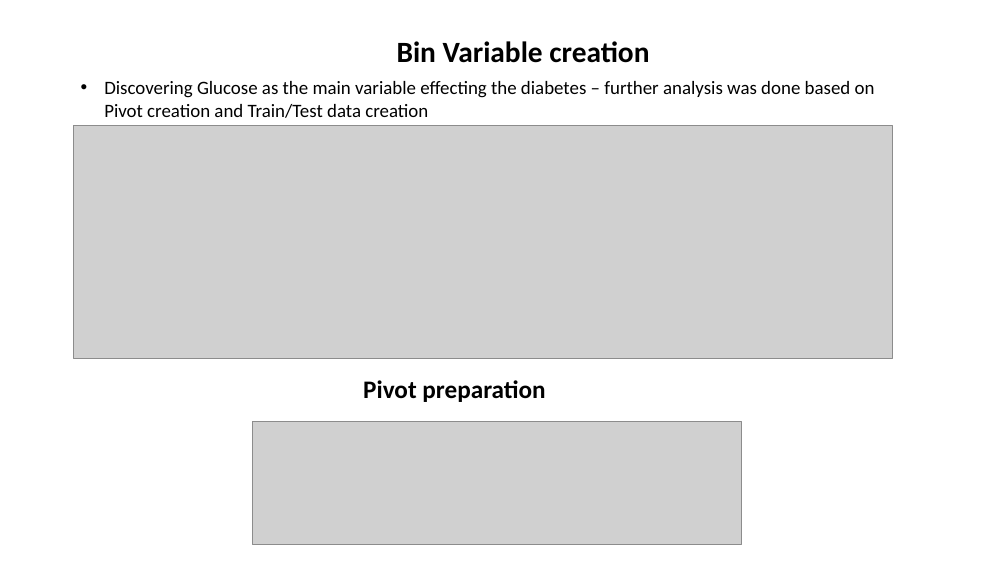
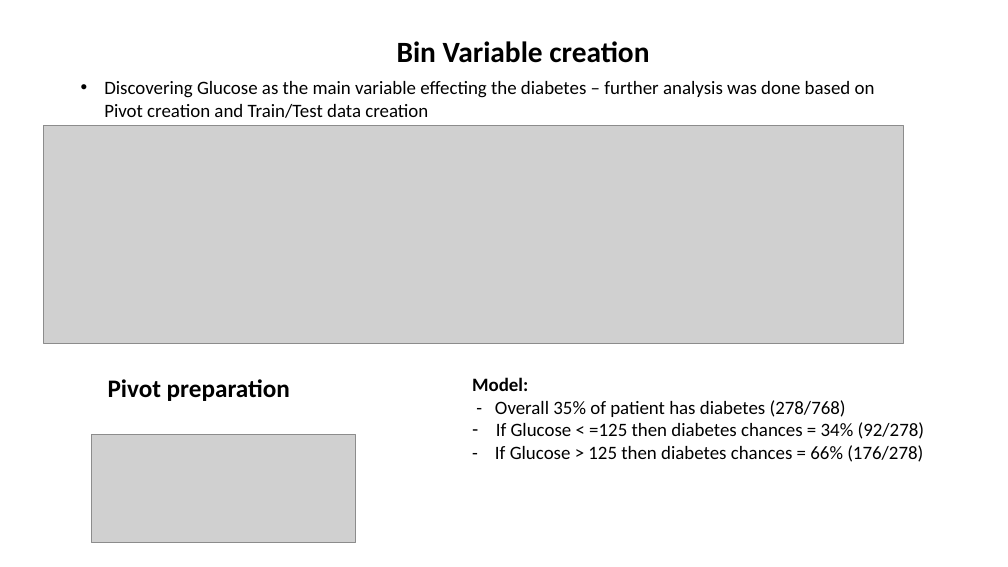
Before and after one commit to jacobmat/DataAnalysis-Projects, a slide deck: slide 7 of Pima India Diabetes Analysis-v1.pptx (slide 8 before the commit). Drawn at 1008x567 pixels with LibreOffice and Linux fonts; fonts in the diff are those of the drawing; grey boxes stand for pictures. Boxes give left, top, right and bottom in pixels: in the first picture for what was removed or moved away, otherwise in the second. Text is boxed around its words. In the diff, an @@ line names an element or a change of style, - is before the commit and + after.

Commit message:
updated in 26Apr

```diff
--- a/Pima India Diabetes Analysis-v1.pptx
+++ b/Pima India Diabetes Analysis-v1.pptx
@@ picture: place and size @@
-picture at (73,126,892,358)
+picture at (44,126,904,343)
@@ text "Pivot preparation": place and size @@
-text "Pivot preparation" at (363,380,545,402)
+text "Pivot preparation" at (108,379,290,401)
@@ text added at (472,377,925,462), 18 pt, text #000000 @@
+Model:
+- Overall 35% of patient has diabetes (278/768)
+– If Glucose < =125 then diabetes chances = 34% (92/278)
+- If Glucose > 125 then diabetes chances = 66% (176/278)
@@ picture added at (91,435,356,543) @@
@@ picture removed at (253,421,742,544) @@
```
Also in this commit, not shown: 3 other slides changed, 1 slide removed.
